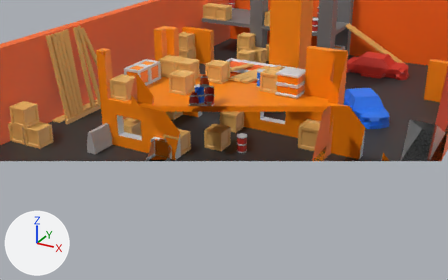
Before and after pictures for a commit that changed the glTF model public/modelos/map_visual.glb.
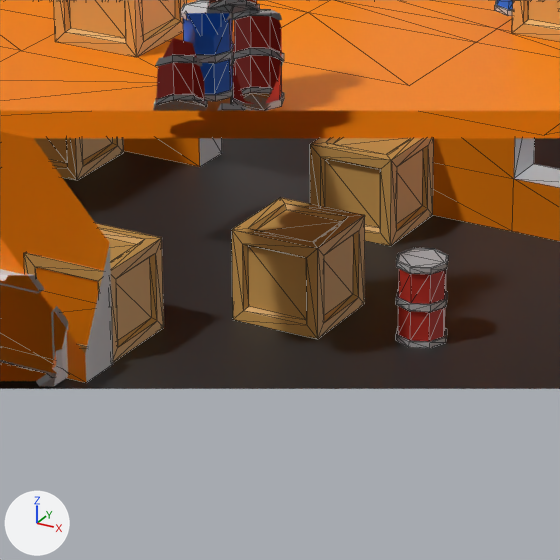
Each version appears first from a 50 mm lens placed at (5.84, -10.34, 5.34), pointed at (0.13, 0.04, 0.15), and next in a close-up on the part from 35% to 60% of the width and 30% to 70% of the height. Lighting does not change. The marker at lower left points along +X, +Y and +Z. The close-ups show mesh edges as thin lines. Everything nearer to the camera than a plane just in front of the edit is cut away. Where no turn or scale is listed for an object, it has been applied to the vertices.
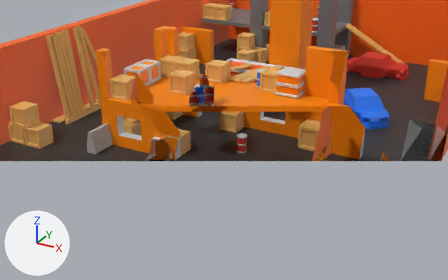
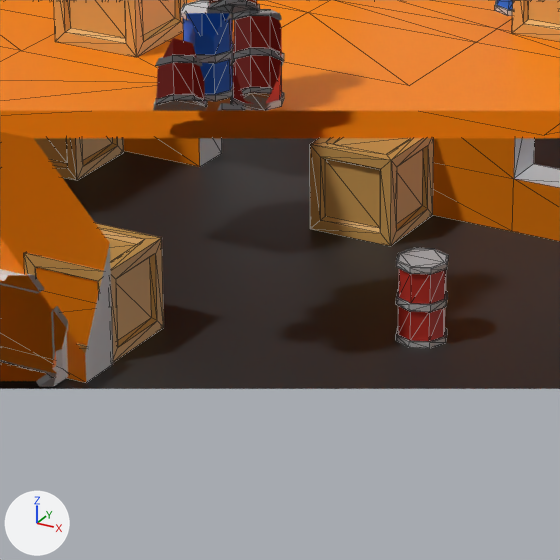
Location of each change, (x1, y1, x2, y2) in pixels of the close-ups (560 x 560 px):
'Box.028', deleted
    before: (232, 197, 365, 339)

The change in detail:
Object 'Box.028' (ob_box_028) is deleted.
